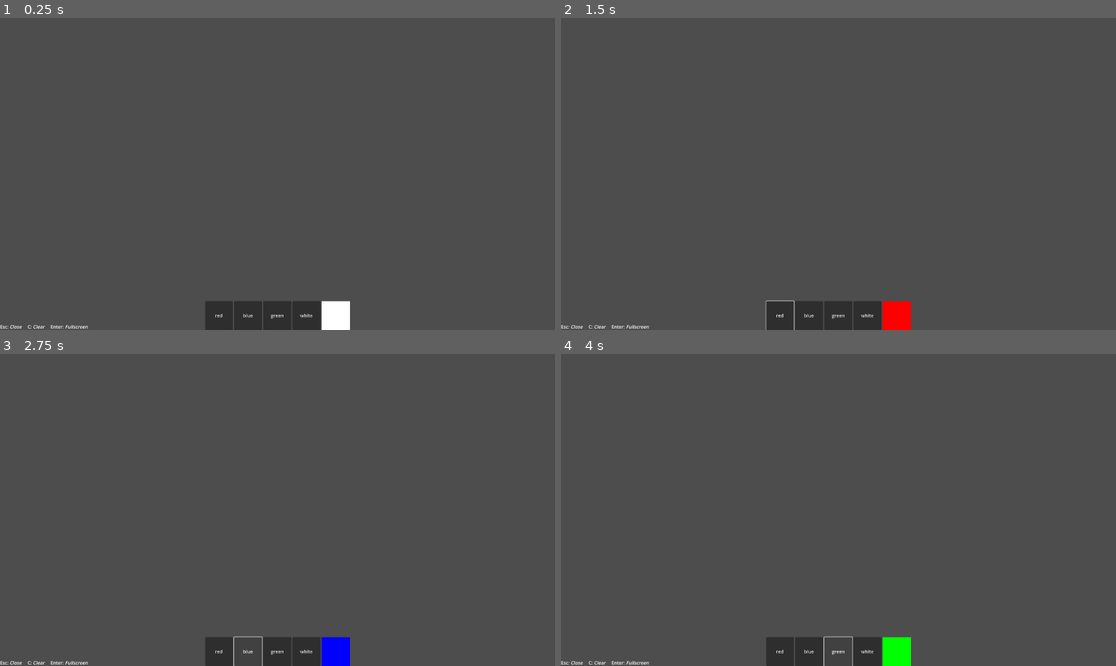
Above: before the commit, frames 1-4 (two rows, left to right).
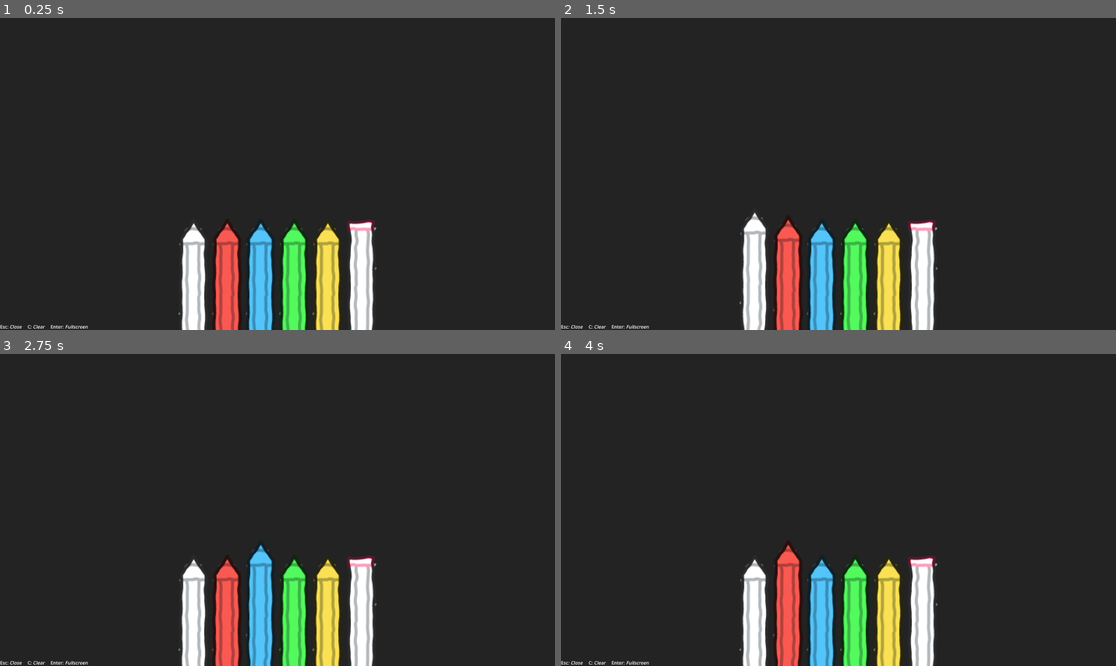
Above: after the commit, the same moments.

Repository: skiletro/cave-whiteboard
Game: Godot game, scene res://whiteboard.tscn
Two runs of this game, one before a commit and one after it. Both use one fixed random seed, a clock stepped at 60 frames per second and the inputs below.
Inputs (mouse positions are in pixels of both pictures, inside the frame that each line leads up to):
- Up to frame 1 (0.25 s): no input
- Up to frame 2 (1.5 s): click (777, 314) at 0.5 s, where only the run before the commit has a clickable "red"; click (755, 292) at 1.27 s
- Up to frame 3 (2.75 s): click (249, 650) at 2 s, where only the run before the commit has a clickable "blue"
- Up to frame 4 (4 s): click (788, 628) at 2.77 s; click (838, 650) at 3.5 s, where only the run before the commit has a clickable "green"

The runs differ from the first frame. In frame 1, 99% of the frame differs, in the area x 0-100%, y 0-100%; in frame 2, 99%; in frame 3, 100%; in frame 4, 100%.

Commit message:
add fancy animation when you select a pencil

Diff:
--- /dev/null
+++ b/button.gd
@@ -0,0 +1,18 @@
+extends Button
+
+var is_toggled: bool
+
+func _ready():
+	toggled.connect(_on_toggled)
+
+func _on_toggled(toggled_on: bool):
+	if is_toggled == toggled_on:
+		return
+	else:
+		is_toggled = !is_toggled
+
+	if toggled_on:
+		create_tween().tween_property(self, "position:y", position.y - 50, 0.2)
+		$"../..".emit_signal("change_colour", self.modulate)
+	else:
+		create_tween().tween_property(self, "position:y", position.y + 50, 0.2)
--- /dev/null
+++ b/button_group.tres
@@ -0,0 +1,3 @@
+[gd_resource type="ButtonGroup" format=3 uid="uid://lowf2a6r1j2f"]
+
+[resource]
--- a/dock.gd
+++ b/dock.gd
@@ -1,19 +1 @@
-extends HBoxContainer
-
-@export var canvas: CanvasLayer
-
-
-func _on_red_button_pressed() -> void:
-	canvas.change_colour.emit(Color.RED)
-
-
-func _on_blue_button_pressed() -> void:
-	canvas.change_colour.emit(Color.BLUE)
-
-
-func _on_green_button_pressed() -> void:
-	canvas.change_colour.emit(Color.LIME)
-
-
-func _on_white_button_pressed() -> void:
-	canvas.change_colour.emit(Color.WHITE)
+extends BoxContainer
--- /dev/null
+++ b/rubber.gd
@@ -0,0 +1,18 @@
+extends Button
+
+var is_toggled: bool
+
+func _ready():
+	toggled.connect(_on_toggled)
+
+func _on_toggled(toggled_on: bool):
+	if is_toggled == toggled_on:
+		return
+	else:
+		is_toggled = !is_toggled
+
+	if toggled_on:
+		create_tween().tween_property(self, "position:y", position.y - 50, 0.2)
+		$"../..".emit_signal("change_colour", 0x232323ff)
+	else:
+		create_tween().tween_property(self, "position:y", position.y + 50, 0.2)
--- a/whiteboard.gd
+++ b/whiteboard.gd
@@ -5,15 +5,15 @@
 var positions: Dictionary = {}
 var color: Color = Color.WHITE
 
+@export var dock_rect: Control
+@export var color_preview: ColorRect
 
 func _input(event):
 	if event.is_action_pressed("exit"):
 		get_tree().quit()
 
 	if event.is_action_pressed("clear"):
-		for node in self.get_children():
-			if node is Line2D:
-				node.queue_free()
+		_on_clear_button_pressed()
 
 	if event.is_action_pressed("fullscreen"):
 		var mode := DisplayServer.window_get_mode()
@@ -42,13 +42,14 @@
 		get_viewport().set_input_as_handled()
 
 	if event is InputEventScreenDrag:
-		positions[event.index]["pos"] = event.position
+		if positions.has(event.index):
+			positions[event.index]["pos"] = event.position
 		get_viewport().set_input_as_handled()
 
 
 func _physics_process(delta: float) -> void:
 	for index in positions:
-		if $Dock.get_rect().has_point(positions[index]["pos"]):
+		if dock_rect.get_rect().has_point(positions[index]["pos"]):
 			positions[index]["is_active"] = false
 
 		if positions[index]["is_active"]:
@@ -57,4 +58,8 @@
 
 func _on_change_colour(new_colour: Color) -> void:
 	color = new_colour
-	$Dock/ColorRect.color = new_colour
+
+func _on_clear_button_pressed() -> void:
+		for node in self.get_children():
+			if node is Line2D:
+				node.queue_free()
--- a/whiteboard.tscn
+++ b/whiteboard.tscn
@@ -1,53 +1,33 @@
-[gd_scene load_steps=3 format=3 uid="uid://dy3h02ugaryvy"]
+[gd_scene load_steps=10 format=3 uid="uid://dy3h02ugaryvy"]
 
 [ext_resource type="Script" uid="uid://5uoln5qyl8vd" path="res://whiteboard.gd" id="1_ihy0m"]
-[ext_resource type="Script" uid="uid://w2kfhicttjbn" path="res://dock.gd" id="2_tyhvn"]
+[ext_resource type="Script" uid="uid://dfrra2kbbeqlm" path="res://dock.gd" id="2_tyhvn"]
+[ext_resource type="ButtonGroup" uid="uid://lowf2a6r1j2f" path="res://button_group.tres" id="3_qxae8"]
+[ext_resource type="Script" uid="uid://ciup01xri6bju" path="res://button.gd" id="4_4ykqq"]
+[ext_resource type="Texture2D" uid="uid://b1p3vbh2ocsmb" path="res://longpencil.png" id="4_qxae8"]
+[ext_resource type="Texture2D" uid="uid://b1drkulccop27" path="res://rubber.png" id="6_5b0t2"]
+[ext_resource type="Script" uid="uid://do3htv18rpwt2" path="res://rubber.gd" id="7_nnax6"]
 
-[node name="CanvasLayer" type="CanvasLayer"]
+[sub_resource type="StyleBoxFlat" id="StyleBoxFlat_tyhvn"]
+bg_color = Color(0.136826, 0.136826, 0.136826, 1)
+
+[sub_resource type="StyleBoxEmpty" id="StyleBoxEmpty_qxae8"]
+
+[node name="CanvasLayer" type="CanvasLayer" node_paths=PackedStringArray("dock_rect")]
 follow_viewport_enabled = true
 script = ExtResource("1_ihy0m")
+dock_rect = NodePath("Dock")
 
-[node name="Dock" type="HBoxContainer" parent="." node_paths=PackedStringArray("canvas")]
-z_index = 10
-custom_minimum_size = Vector2(500, 100)
-anchors_preset = 7
-anchor_left = 0.5
-anchor_top = 1.0
-anchor_right = 0.5
+[node name="PanelContainer" type="PanelContainer" parent="."]
+z_index = -1
+anchors_preset = 15
+anchor_right = 1.0
 anchor_bottom = 1.0
-offset_left = -250.0
-offset_top = -100.0
-offset_right = 250.0
 grow_horizontal = 2
-grow_vertical = 0
-size_flags_horizontal = 4
-size_flags_vertical = 8
-script = ExtResource("2_tyhvn")
-canvas = NodePath("..")
-
-[node name="RedButton" type="Button" parent="Dock"]
-layout_mode = 2
+grow_vertical = 2
 size_flags_horizontal = 3
-text = "red"
-
-[node name="BlueButton" type="Button" parent="Dock"]
-layout_mode = 2
-size_flags_horizontal = 3
-text = "blue"
-
-[node name="GreenButton" type="Button" parent="Dock"]
-layout_mode = 2
-size_flags_horizontal = 3
-text = "green"
-
-[node name="WhiteButton" type="Button" parent="Dock"]
-layout_mode = 2
-size_flags_horizontal = 3
-text = "white"
-
-[node name="ColorRect" type="ColorRect" parent="Dock"]
-layout_mode = 2
-size_flags_horizontal = 3
+size_flags_vertical = 3
+theme_override_styles/panel = SubResource("StyleBoxFlat_tyhvn")
 
 [node name="Control" type="Control" parent="."]
 layout_mode = 3
@@ -71,8 +51,88 @@
 scroll_active = false
 autowrap_mode = 0
 
+[node name="Dock" type="BoxContainer" parent="."]
+anchors_preset = 12
+anchor_top = 1.0
+anchor_right = 1.0
+anchor_bottom = 1.0
+offset_left = 613.0
+offset_top = -430.0
+offset_right = -613.0
+offset_bottom = 160.0
+grow_horizontal = 2
+grow_vertical = 0
+alignment = 1
+script = ExtResource("2_tyhvn")
+
+[node name="Button" type="Button" parent="Dock"]
+custom_minimum_size = Vector2(112.39, 0)
+layout_mode = 2
+theme_override_styles/focus = SubResource("StyleBoxEmpty_qxae8")
+toggle_mode = true
+button_group = ExtResource("3_qxae8")
+icon = ExtResource("4_qxae8")
+flat = true
+expand_icon = true
+script = ExtResource("4_4ykqq")
+
+[node name="Button2" type="Button" parent="Dock"]
+modulate = Color(0.981371, 0.350289, 0.319129, 1)
+custom_minimum_size = Vector2(112.39, 0)
+layout_mode = 2
+theme_override_styles/focus = SubResource("StyleBoxEmpty_qxae8")
+toggle_mode = true
+button_group = ExtResource("3_qxae8")
+icon = ExtResource("4_qxae8")
+flat = true
+expand_icon = true
+script = ExtResource("4_4ykqq")
+
+[node name="Button3" type="Button" parent="Dock"]
+modulate = Color(0.3234, 0.772077, 0.98, 1)
+custom_minimum_size = Vector2(112.39, 0)
+layout_mode = 2
+theme_override_styles/focus = SubResource("StyleBoxEmpty_qxae8")
+toggle_mode = true
+button_group = ExtResource("3_qxae8")
+icon = ExtResource("4_qxae8")
+flat = true
+expand_icon = true
+script = ExtResource("4_4ykqq")
+
+[node name="Button4" type="Button" parent="Dock"]
+modulate = Color(0.3234, 0.98, 0.367173, 1)
+custom_minimum_size = Vector2(112.39, 0)
+layout_mode = 2
+theme_override_styles/focus = SubResource("StyleBoxEmpty_qxae8")
+toggle_mode = true
+button_group = ExtResource("3_qxae8")
+icon = ExtResource("4_qxae8")
+flat = true
+expand_icon = true
+script = ExtResource("4_4ykqq")
+
+[node name="Button5" type="Button" parent="Dock"]
+modulate = Color(0.98, 0.88151, 0.3234, 1)
+custom_minimum_size = Vector2(112.39, 0)
+layout_mode = 2
+theme_override_styles/focus = SubResource("StyleBoxEmpty_qxae8")
+toggle_mode = true
+button_group = ExtResource("3_qxae8")
+icon = ExtResource("4_qxae8")
+flat = true
+expand_icon = true
+script = ExtResource("4_4ykqq")
+
+[node name="Button6" type="Button" parent="Dock"]
+custom_minimum_size = Vector2(112.39, 0)
+layout_mode = 2
+theme_override_styles/focus = SubResource("StyleBoxEmpty_qxae8")
+toggle_mode = true
+button_group = ExtResource("3_qxae8")
+icon = ExtResource("6_5b0t2")
+flat = true
+expand_icon = true
+script = ExtResource("7_nnax6")
+
 [connection signal="change_colour" from="." to="." method="_on_change_colour"]
-[connection signal="pressed" from="Dock/RedButton" to="Dock" method="_on_red_button_pressed"]
-[connection signal="pressed" from="Dock/BlueButton" to="Dock" method="_on_blue_button_pressed"]
-[connection signal="pressed" from="Dock/GreenButton" to="Dock" method="_on_green_button_pressed"]
-[connection signal="pressed" from="Dock/WhiteButton" to="Dock" method="_on_white_button_pressed"]
Not shown, added: button.gd.uid
Not shown, changed: dock.gd.uid
Binary file added: item_blaster.png
Not shown, added: item_blaster.png.import
Binary file added: item_pencil.png
Not shown, added: item_pencil.png.import
Binary file added: longpencil.png
Not shown, added: longpencil.png.import
Not shown, added: rubber.gd.uid
Binary file added: rubber.png
Not shown, added: rubber.png.import
